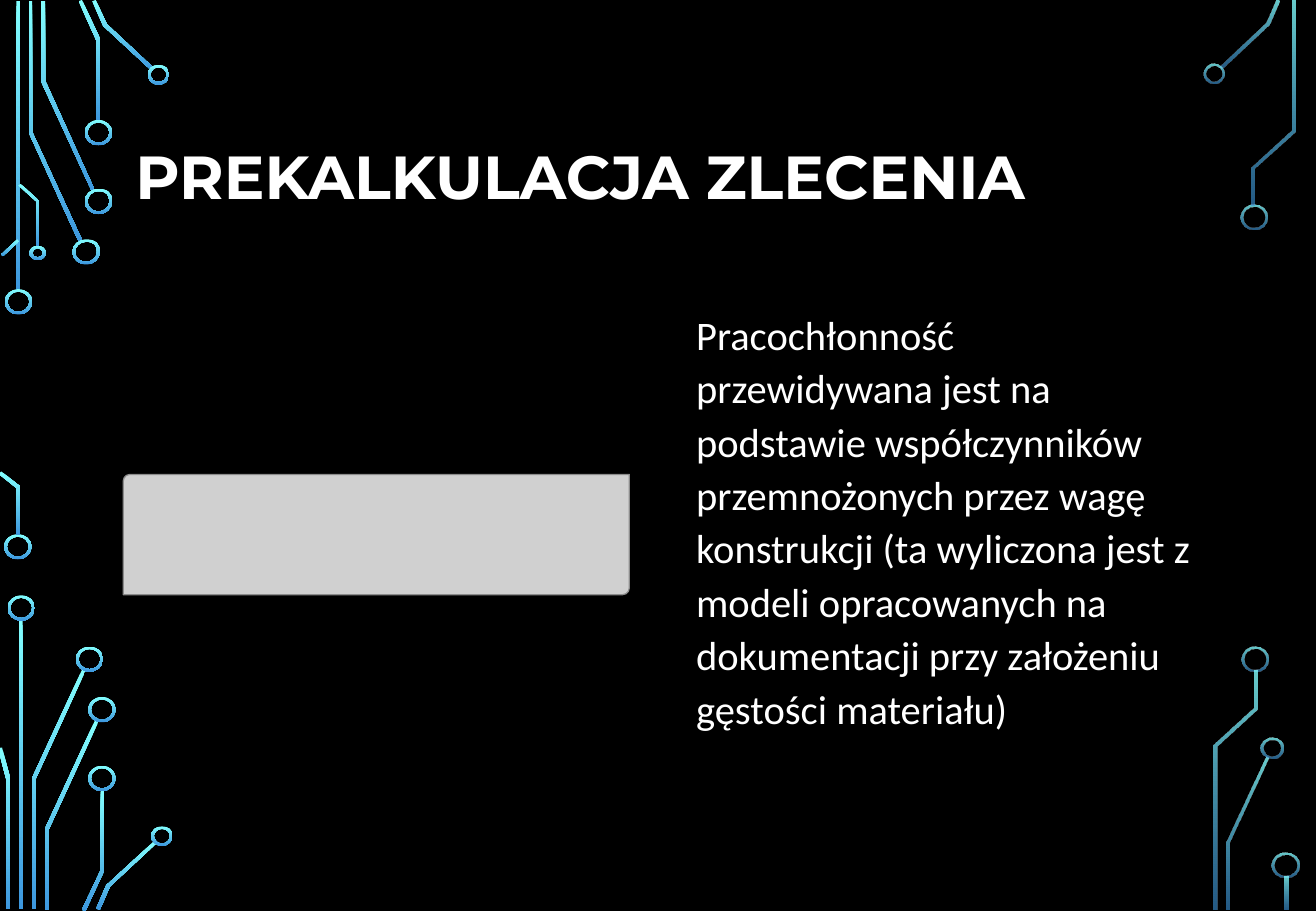
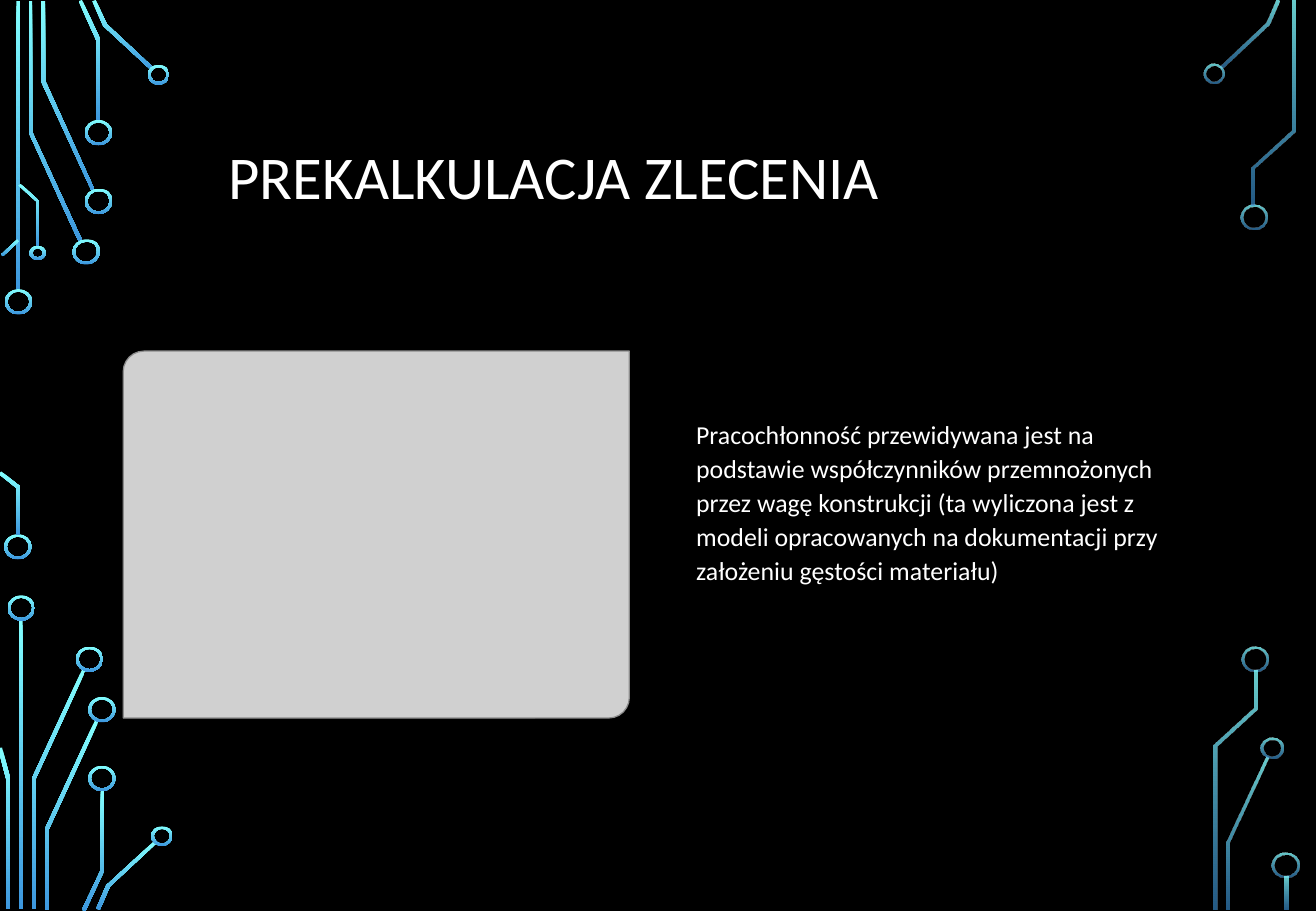
Before and after one commit to wszczawinski/DS_final_project, a slide deck: slide 11 of Analiza obciążenia przedsiębiorstwa produkcyjnego.pptx (slide 4 before the commit). Drawn at 1316x911 pixels with LibreOffice and Linux fonts; fonts in the diff are those of the drawing; grey boxes stand for pictures; background and template pictures are left out. Boxes give left, top, right and bottom in pixels: in the first picture for what was removed or moved away, otherwise in the second. Text is boxed around its words. In the diff, an @@ line names an element or a change of style, - is before the commit and + after.

```diff
--- a/Analiza obciążenia przedsiębiorstwa produkcyjnego.pptx
+++ b/Analiza obciążenia przedsiębiorstwa produkcyjnego.pptx
@@ title "PREKALKULACJA ZLECENIA": place and size @@
-title "PREKALKULACJA ZLECENIA" at (135, 155, 1025, 200)
+title "PREKALKULACJA ZLECENIA" at (229, 159, 878, 200)
@@ title "PREKALKULACJA ZLECENIA" at (229, 159, 878, 200): font Montserrat to Calibri, bold off @@
@@ picture added at (123, 351, 629, 718) @@
@@ text "Pracochłonność przewidywana jest na podstawie ...": place and size @@
-text "Pracochłonność przewidywana jest na podstawie ..." at (696, 322, 1190, 731)
+text "Pracochłonność przewidywana jest na podstawie ..." at (696, 426, 1157, 585)
@@ text "Pracochłonność przewidywana jest na podstawie ..." at (696, 426, 1157, 585): size 24 to 15.3 pt @@
@@ picture removed at (123, 475, 629, 595) @@
```
Also in this commit, not shown: 3 other slides changed, 9 slides added, 1 slide removed.
